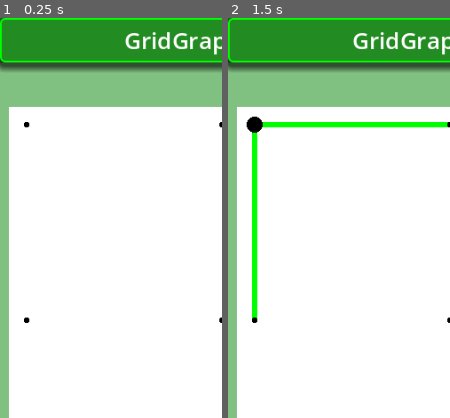
Above: before the commit, frames 1-2 (left to right).
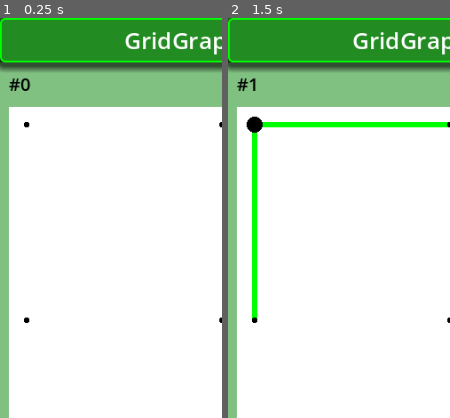
Above: after the commit, the same moments.

Repository: vivisuke/GridGraph
Game: Godot game, scene res://main.tscn
The game is run twice, just before and just after one commit, with the same random seed, the same clock (stepped at 60 frames per second) and the same inputs.
Inputs (mouse positions are % of the whole screen's width and height, from its top left):
- Up to frame 1 (0.25 s): no input
- Up to frame 2 (1.5 s): click (7, 75) at 0.5 s; click "1 Step" at 1.25 s
The pictures show only the part of the screen within x 0-50%, y 0-50%; the shares and areas given below are measured in that part.

The runs differ from the first frame. In frame 1, 0.2% of the frame differs, in the area x 4-14%, y 15-19%; in frame 2, 0.2%.

Commit message:
0037 ◎ C 03/24 03/23 0.001│ToDo│ステップ数を左上に表示 0038 ◎ C 03/24 03/23 0.001│ToDo│check_wall() 追加

Diff:
--- a/GridGraph/main.tscn
+++ b/GridGraph/main.tscn
@@ -28,6 +28,15 @@
 text = "GridGraph v0.001"
 horizontal_alignment = 1
 vertical_alignment = 1
+
+[node name="NStepLabel" type="Label" parent="."]
+offset_left = 10.0
+offset_top = 60.0
+offset_right = 50.0
+offset_bottom = 86.0
+theme_override_colors/font_color = Color(0, 0, 0, 1)
+theme_override_font_sizes/font_size = 20
+text = "#0"
 
 [node name="Board" type="ColorRect" parent="."]
 offset_left = 10.0
--- a/GridGraph/scripts/Board.gd
+++ b/GridGraph/scripts/Board.gd
@@ -77,6 +77,17 @@
 	init_links()
 	assert( h_link[xyToIX(-1, 0)] == UNLINKED_DTM )
 	assert( v_link[xyToIX(0, -1)] == UNLINKED_DTM )
+func check_wall():		# 壁部分が壊れていないかチェック
+	var ix1 = xyToIX(0, -1)
+	var ix2 = xyToIX(0, N_VERT)
+	for x in range(N_HORZ+1):
+		assert( v_link[ix1+x] == UNLINKED_DTM )
+		assert( v_link[ix2+x] == UNLINKED_DTM )
+	ix1 = xyToIX(-1, 0)
+	ix2 = xyToIX(N_HORZ, 0)
+	for y in range(N_HORZ+1):
+		assert( h_link[ix1+y*ARY_WIDTH] == UNLINKED_DTM )
+		assert( h_link[ix2+y*ARY_WIDTH] == UNLINKED_DTM )
 func clear_clue_nums():
 	for y in range(N_VERT):
 		for x in range(N_HORZ):
@@ -206,6 +217,7 @@
 	clear_edges()
 func find_all_loop_SBS():
 	if finished: return
+	check_wall()
 	n_step += 1
 	is_loop = false
 	if fwd:		# 末端に向かって探索中
@@ -241,14 +253,18 @@
 					make_v_unlink(ix)
 				else:
 					pass
+			check_wall()
 		else:	# バックトラッキング中
-			if h_link[ix] != UNLINKED && v_link[ix] != UNLINKED:
-				if h_link[ix] != UNLINKED_DTM: h_link[ix] = UNLINKED
-				if v_link[ix] != UNLINKED_DTM: v_link[ix] = UNLINKED
+			if h_link[ix] == LINKED && v_link[ix] == LINKED:
+				unmake_h_link(ix)
+				make_h_unlink(ix)
+				unmake_v_link(ix)
+				make_v_unlink(ix)
 				fwd = true
 			else:
-				if h_link[ix] != UNLINKED_DTM: h_link[ix] = EMPTY
-				if v_link[ix] != UNLINKED_DTM: v_link[ix] = EMPTY
+				if h_link[ix] == UNLINKED: unmake_h_unlink(ix)
+				if v_link[ix] == UNLINKED: unmake_v_unlink(ix)
+			check_wall()
 	elif ul_degree[ix] == 1:			# 上・左 片方のみ接続済みの場合
 		if fwd:
 			if h_link[ix] == EMPTY:
@@ -265,6 +281,7 @@
 				make_v_link(ix)
 			else:
 				fwd = false
+			check_wall()
 		else:
 			if h_link[ix] == LINKED:
 				unmake_h_link(ix)
@@ -280,13 +297,16 @@
 					unmake_h_unlink(ix)
 				if v_link[ix] == LINKED:
 					unmake_v_link(ix)
+			check_wall()
 	elif ul_degree[ix] == 2:			# 上・左 両方接続済みの場合
 		if fwd:
-			make_h_unlink(ix)
-			make_v_unlink(ix)
+			if h_link[ix] == EMPTY: make_h_unlink(ix)
+			if v_link[ix] == EMPTY: make_v_unlink(ix)
+			check_wall()
 		else:
-			unmake_h_unlink(ix)
-			unmake_v_unlink(ix)
+			if h_link[ix] == UNLINKED: unmake_h_unlink(ix)
+			if v_link[ix] == UNLINKED: unmake_v_unlink(ix)
+			check_wall()
 #
 func print_mate():
 	print("n_end_pnt = %d, mate:" % n_end_pnt)
--- a/GridGraph/scripts/main.gd
+++ b/GridGraph/scripts/main.gd
@@ -90,6 +90,7 @@
 	bd.print_degree()
 	bd.print_count()
 	bd.print_mate()
+	$NStepLabel.text = "#%d" % bd.n_step
 	$MessLabel.text = "is_loop" if bd.is_loop else ""
 	$MessLabel.text += (", n_end_pnt = %d" % bd.n_end_pnt)
 	$Board/Grid.sx = bd.sx
@@ -100,6 +101,7 @@
 
 func _on_restart_button_pressed():
 	bd.init_find_all_loop()
+	$NStepLabel.text = "#%d" % bd.n_step
 	$Board/Grid.sx = bd.sx
 	$Board/Grid.sy = bd.sy
 	$Board/Grid.queue_redraw()
Not shown, changed: GridGraph.spr
